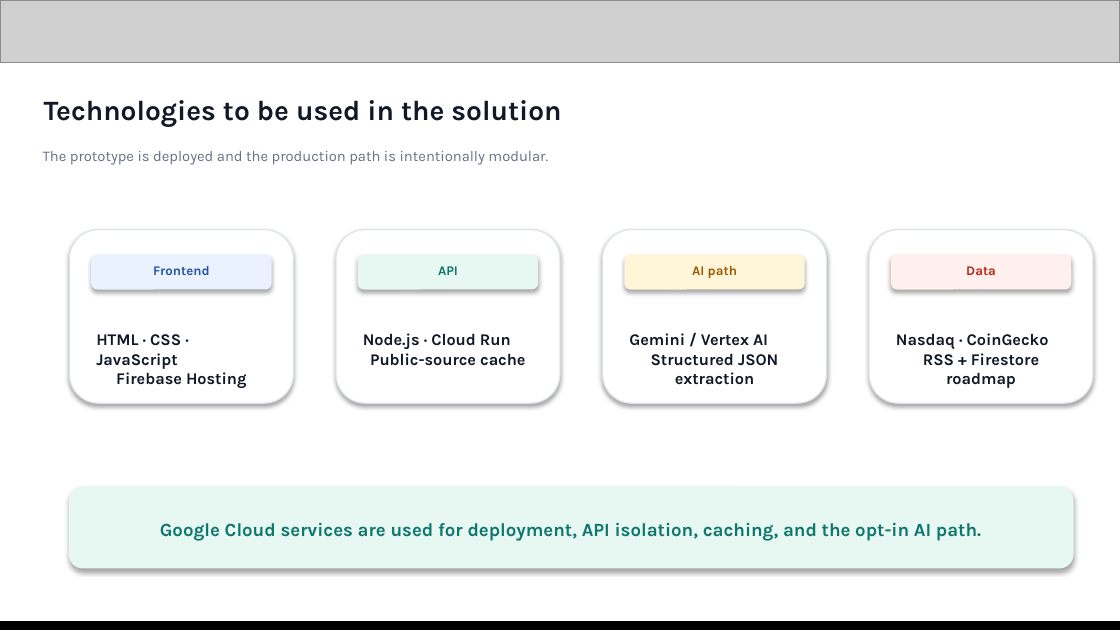
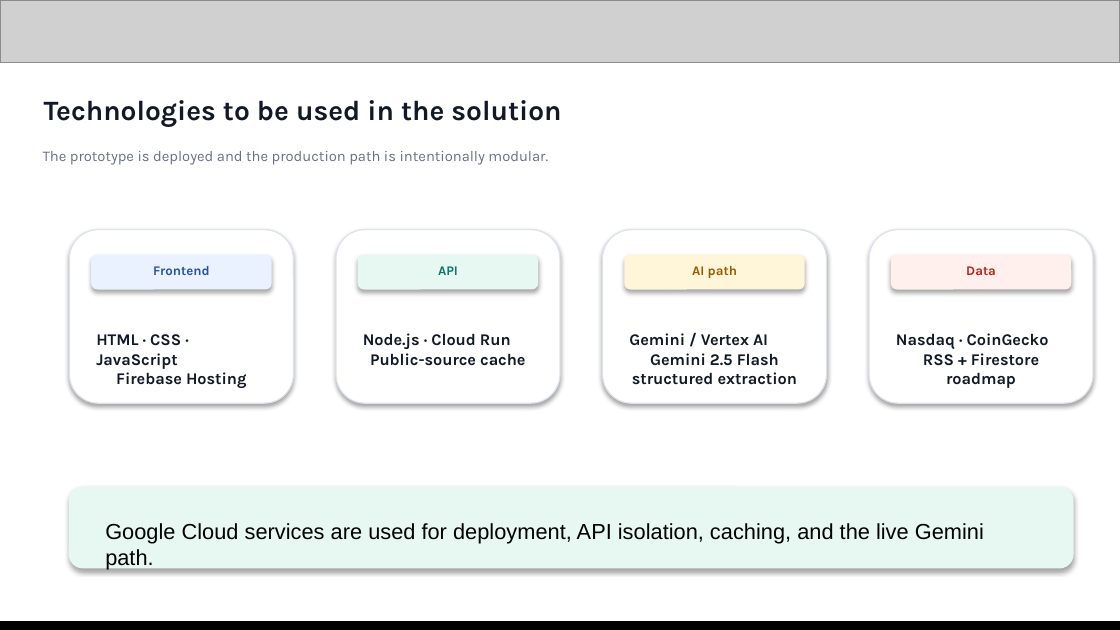
Before and after one commit to vzzzzzzz17/signalledger-ai-builder-cup-2026, a slide deck: slide 8 of SignalLedger-Official-Submission-Template.pptx. Drawn at 1120x630 pixels with LibreOffice and Linux fonts; fonts in the diff are those of the drawing; grey boxes stand for pictures. Boxes give left, top, right and bottom in pixels: in the first picture for what was removed or moved away, otherwise in the second. Text is boxed around its words. In the diff, an @@ line names an element or a change of style, - is before the commit and + after.

Commit message:
Verify and document live Vertex AI Gemini integration

```diff
--- a/SignalLedger-Official-Submission-Template.pptx
+++ b/SignalLedger-Official-Submission-Template.pptx
@@ text at bbox=[629, 333, 797, 385]: text changed @@
-Gemini / Vertex AI
-Structured JSON extraction
+Gemini / Vertex AI
+Gemini 2.5 Flash structured extraction
@@ text at bbox=[105, 523, 984, 543]: text changed; size 12 to 14 pt; font Karla to Arial; text colour #0F766E to #000000; bold off @@
-Google Cloud services are used for deployment, API isolation, caching, and the opt-in AI path.
+Google Cloud services are used for deployment, API isolation, caching, and the live Gemini path.
```
Also in this commit, not shown: 2 other slides changed, 5 other files.
